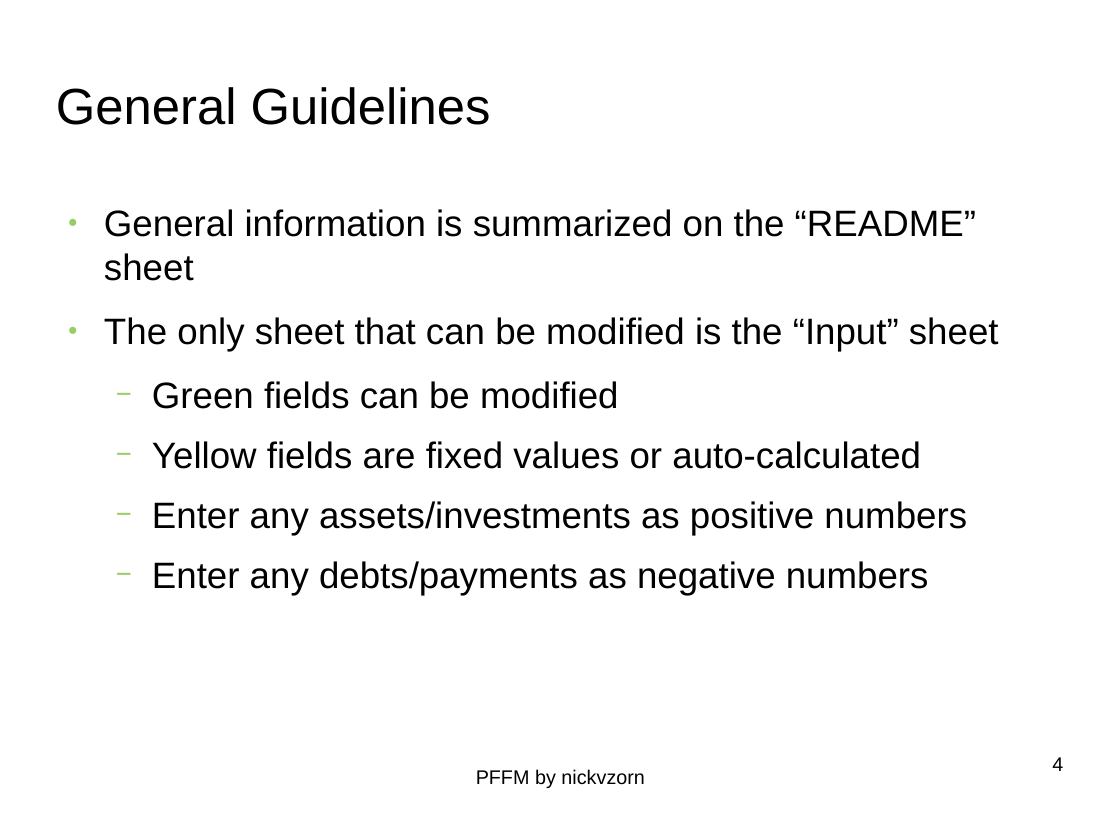
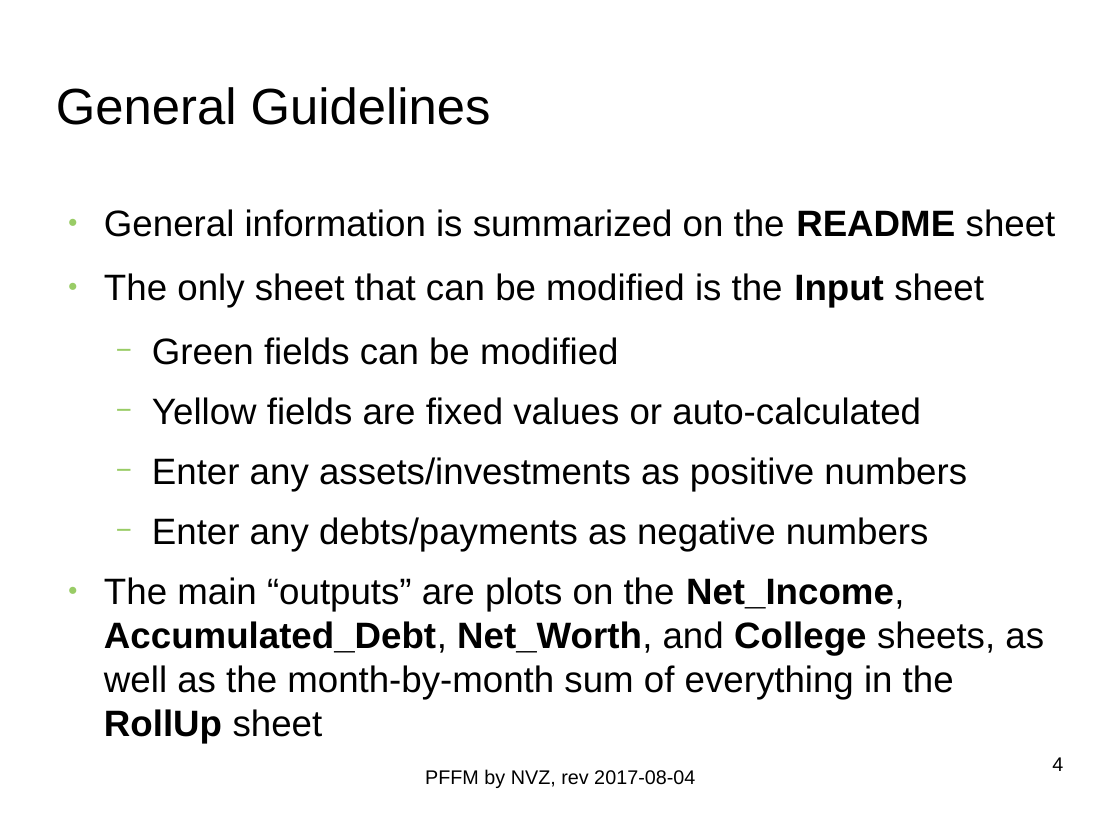
Before and after one commit to nickvzorn/financial-forecast, a slide deck: slide 4 of PFFM_Intro_and_HOWTO.odp. Drawn at 1120x840 pixels with LibreOffice and Linux fonts; fonts in the diff are those of the drawing; background and template pictures are left out. Boxes give left, top, right and bottom in pixels: in the first picture for what was removed or moved away, otherwise in the second. Text is boxed around its words. In the diff, an @@ line names an element or a change of style, - is before the commit and + after.

```diff
--- a/PFFM_Intro_and_HOWTO.odp
+++ b/PFFM_Intro_and_HOWTO.odp
@@ text at (104,209,1056,307): text changed @@
-● General information is summarized on the “README” sheet
-● The only sheet that can be modified is the “Input” sheet
+● General information is summarized on the README sheet
+● The only sheet that can be modified is the Input sheet
@@ text at (104,577,1044,744): paragraph added @@
+● The main “outputs” are plots on the Net_Income, Accumulated_Debt, Net_Worth, and College sheets, as well as the month-by-month sum of everything in the RollUp sheet
@@ text at (425,769,695,788): text changed @@
-PFFM by nickvzorn
+PFFM by NVZ, rev 2017-08-04
```
Also in this commit, not shown: 11 other slides changed, 4 slides added.
